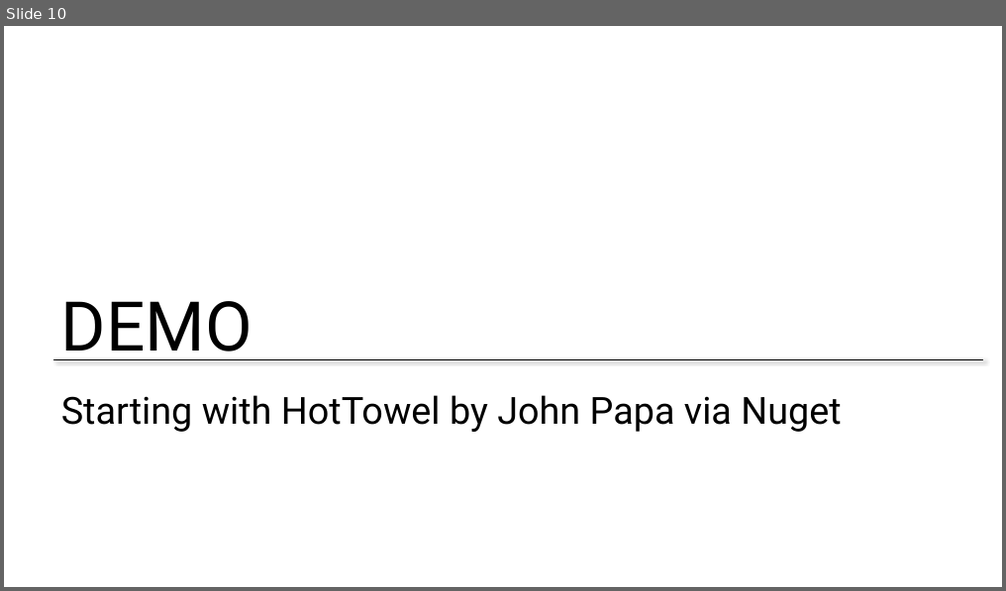
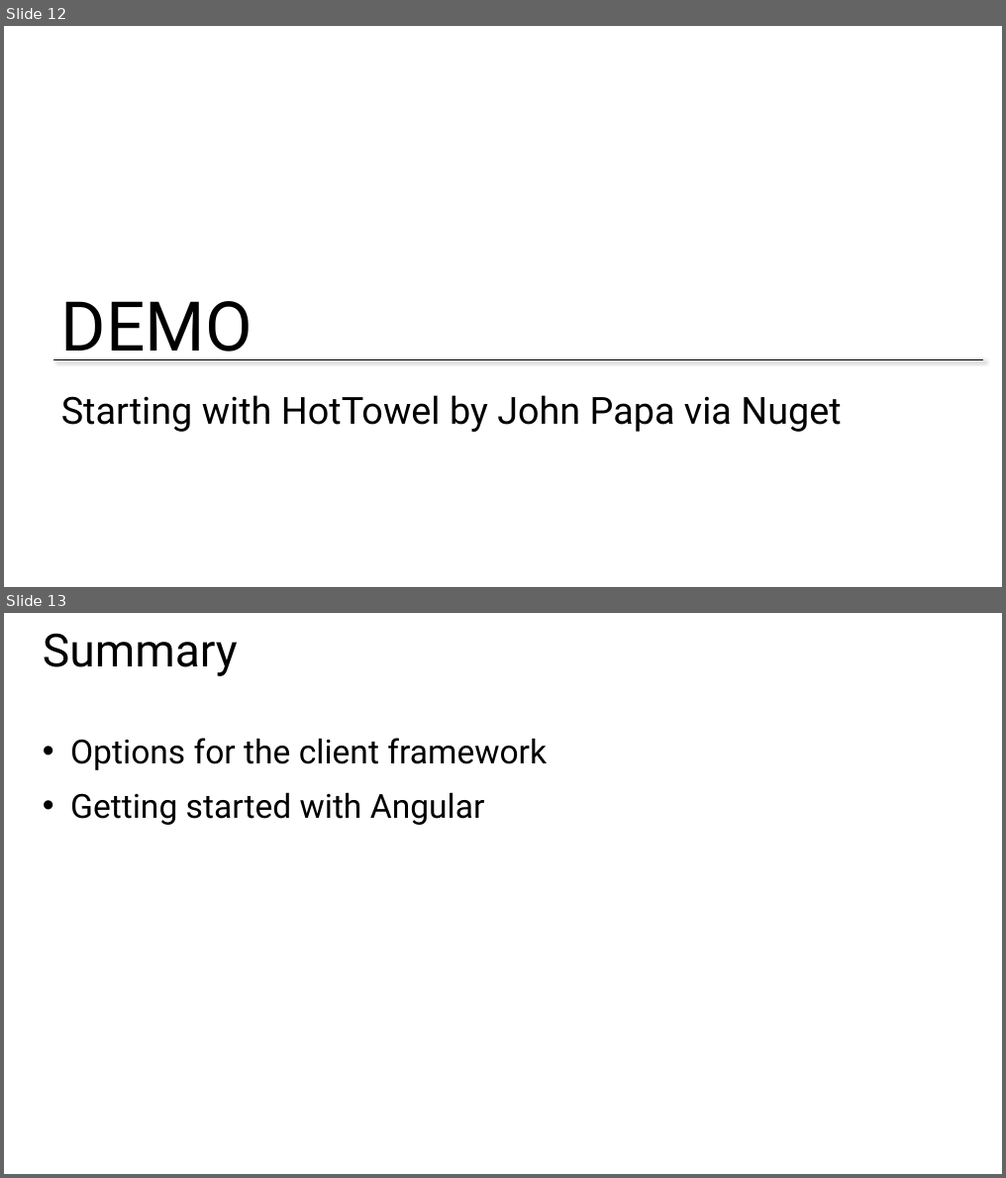
Before and after one commit to CharaD7/FrayedKnot, a slide deck: Slides/M5 Client.pptx. Shown one above the other, each under a label of ours: slide 10 before the commit, slides 12 and 13 after it. The pictures are 1006x591 and 1006x1178 pixels, drawn with LibreOffice and Linux fonts; fonts in the diff are those of the drawing; background and template pictures are left out. Boxes give left, top, right and bottom in pixels: in the first picture for what was removed or moved away, otherwise in the second. Text is boxed around its words. In the diff, an @@ line names an element or a change of style, - is before the commit and + after.

```diff
--- a/Slides/M5 Client.pptx
+++ b/Slides/M5 Client.pptx
@@ slide 13 added at <box>4,613,1002,1174</box>, background #FFFFFF @@
@@ title added at <box>43,633,238,676</box>, 44 pt, text #000000 @@
+Summary
@@ text added at <box>70,738,547,825</box>, 32 pt, text #000000 @@
+• Options for the client framework
+• Getting started with Angular
@@ what was slide 10 is now slide 12 @@
```
Also in this commit, not shown: 2 slides changed, 3 other slides added, 3 slides removed, 7 other files.
